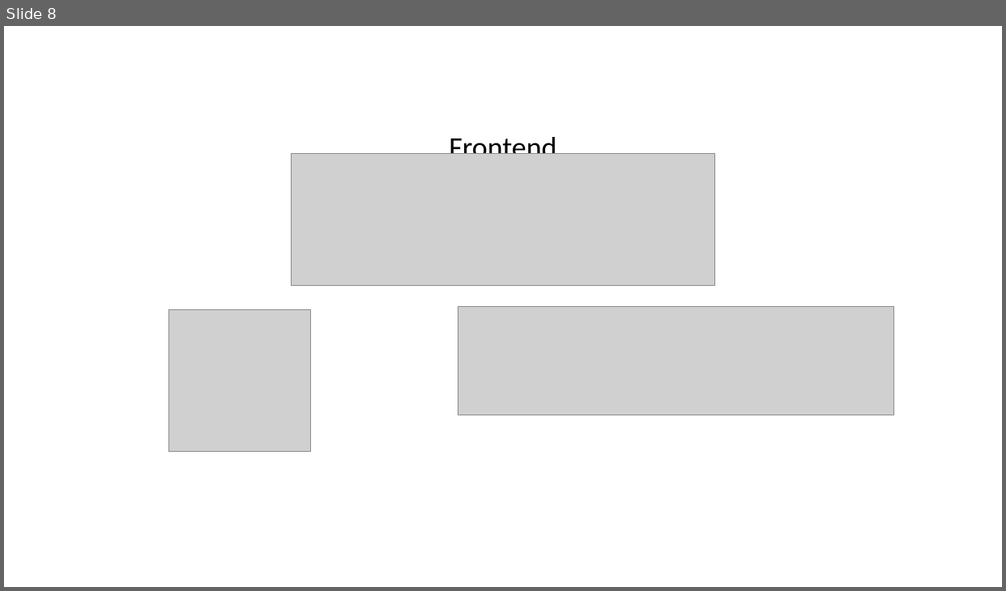
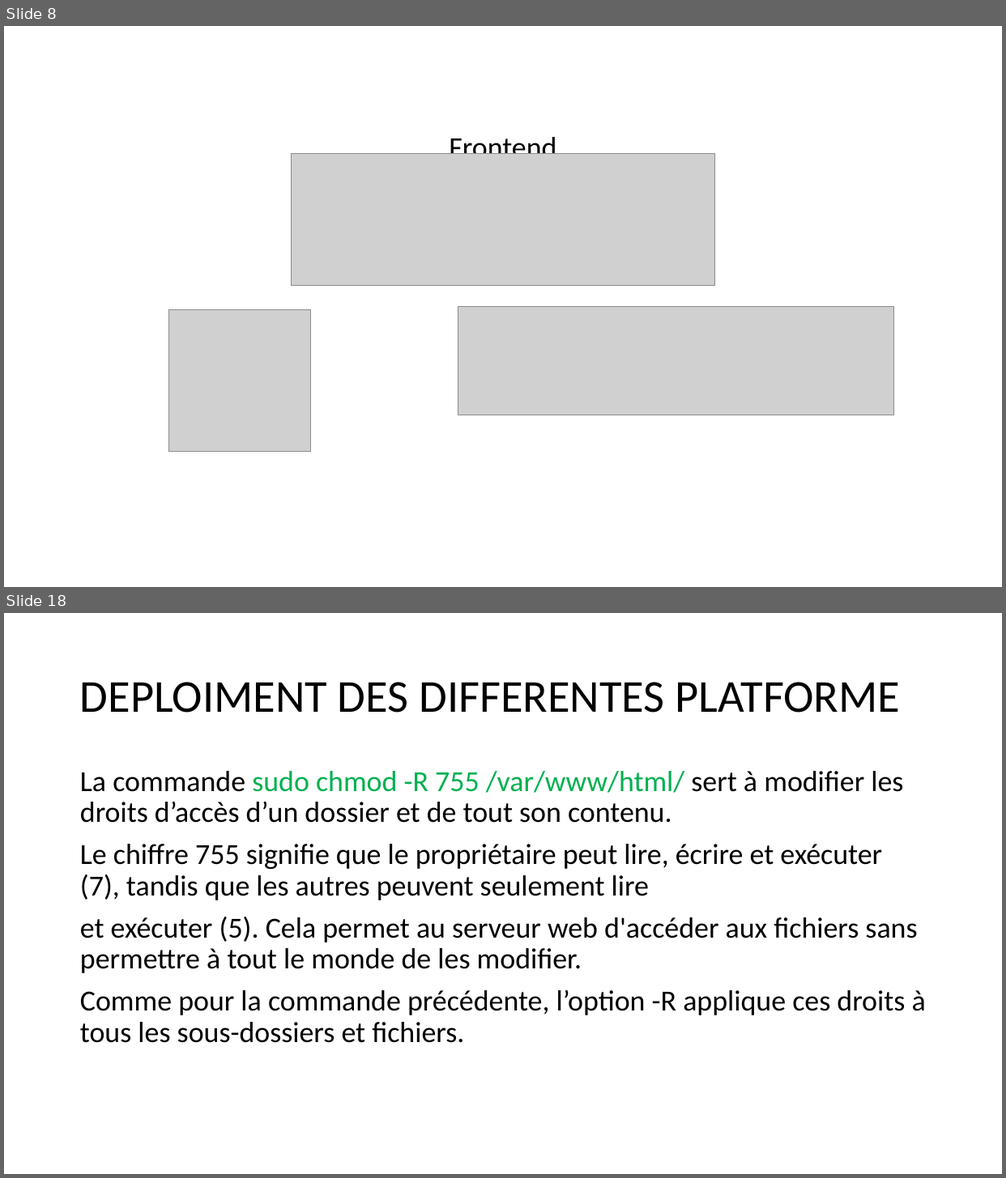
Before and after one commit to Soosuukee/shopcartfinal, a slide deck: SHOPCART.pptx. Shown one above the other, each under a label of ours: slide 8 before the commit, slides 8 and 18 after it; the slides between them are not shown. The pictures are 1006x591 and 1006x1178 pixels, drawn with LibreOffice and Linux fonts; fonts in the diff are those of the drawing; grey boxes stand for pictures. Boxes give left, top, right and bottom in pixels: in the first picture for what was removed or moved away, otherwise in the second. Text is boxed around its words. In the diff, an @@ line names an element or a change of style, - is before the commit and + after.

```diff
--- a/SHOPCART.pptx
+++ b/SHOPCART.pptx
@@ slide 18 added at (x1=4, y1=613, x2=1002, y2=1174), background #FFFFFF @@
@@ title added at (x1=80, y1=682, x2=901, y2=713), 44 pt, text #000000 @@
+DEPLOIMENT DES DIFFERENTES PLATFORME
@@ text added at (x1=80, y1=771, x2=926, y2=1043), 28 pt, text #000000 @@
+La commande sudo chmod -R 755 /var/www/html/ sert à modifier les droits d’accès d’un dossier et de tout son contenu.
+Le chiffre 755 signifie que le propriétaire peut lire, écrire et exécuter (7), tandis que les autres peuvent seulement lire
+et exécuter (5). Cela permet au serveur web d'accéder aux fichiers sans permettre à tout le monde de les modifier.
+Comme pour la commande précédente, l’option -R applique ces droits à tous les sous-dossiers et fichiers.
```
Also in this commit, not shown: 1 slide changed, 11 other slides added, 45 other files.
